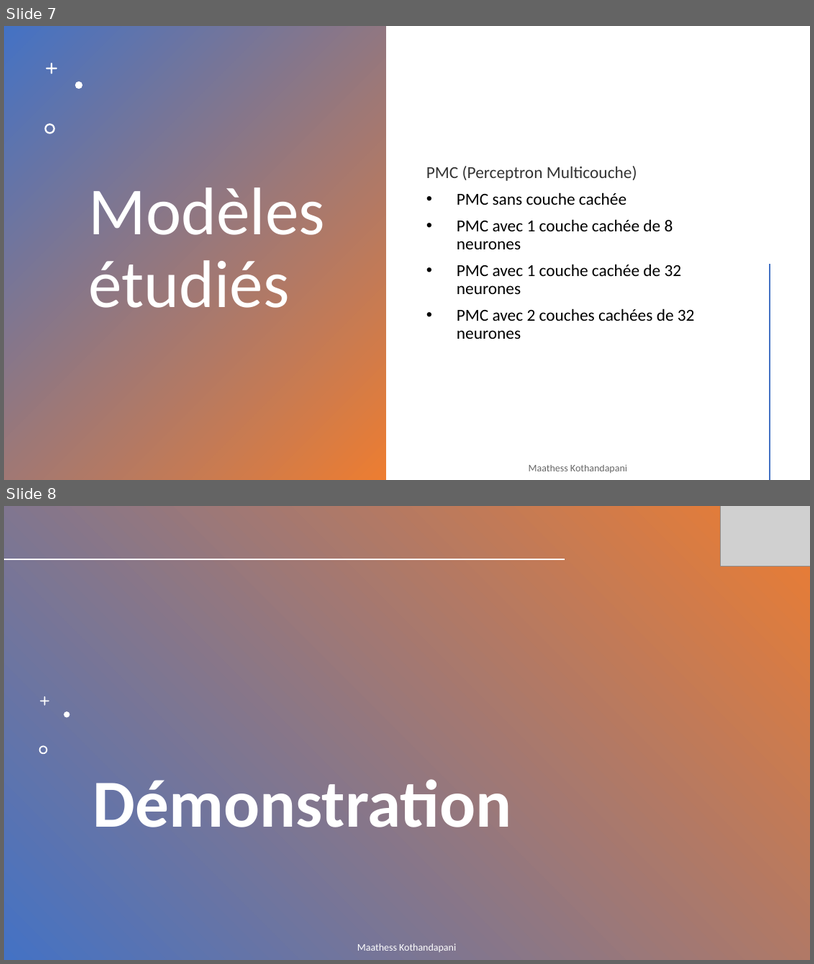
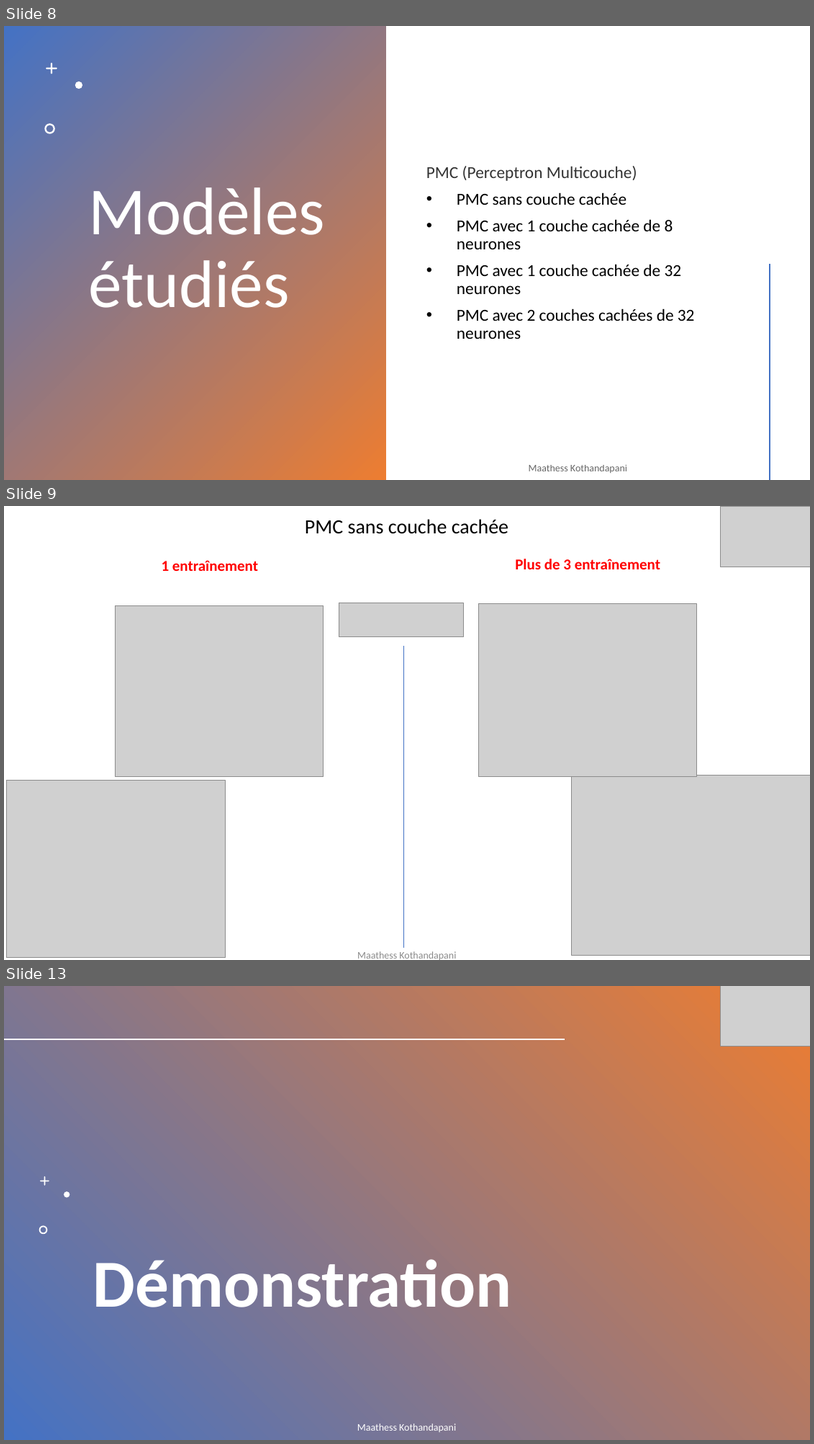
Before and after one commit to Maathess/Projet_annuel_flag, a slide deck: Présentation rattrapage PA.pptx. Shown one above the other, each under a label of ours: slides 7 and 8 before the commit, slides 8, 9 and 13 after it; the slides between them are not shown. The pictures are 814x964 and 814x1444 pixels, drawn with LibreOffice and Linux fonts; fonts in the diff are those of the drawing; grey boxes stand for pictures; background and template pictures are left out; a plain dark background stands for a picture behind light text. Boxes give left, top, right and bottom in pixels: in the first picture for what was removed or moved away, otherwise in the second. Text is boxed around its words. In the diff, an @@ line names an element or a change of style, - is before the commit and + after.

```diff
--- a/Présentation rattrapage PA.pptx
+++ b/Présentation rattrapage PA.pptx
@@ slide 9 added at (x1=4, y1=506, x2=810, y2=960), background #FFFFFF @@
@@ text added at (x1=305, y1=519, x2=509, y2=534), 24 pt, text #000000 @@
+PMC sans couche cachée
@@ picture added at (x1=721, y1=507, x2=810, y2=567) @@
@@ text added at (x1=162, y1=560, x2=258, y2=571), 18 pt, text #FF0000, bold @@
+1 entraînement
@@ text added at (x1=515, y1=559, x2=661, y2=569), 18 pt, text #FF0000, bold @@
+Plus de 3 entraînement
@@ picture added at (x1=116, y1=606, x2=324, y2=777) @@
@@ picture added at (x1=339, y1=602, x2=464, y2=636) @@
@@ picture added at (x1=479, y1=604, x2=697, y2=777) @@
@@ line added from (404, 646) to (404, 947), #4472C4 0.5 pt @@
@@ picture added at (x1=6, y1=780, x2=225, y2=957) @@
@@ picture added at (x1=572, y1=775, x2=810, y2=955) @@
@@ text added at (x1=358, y1=951, x2=456, y2=960), 12 pt, text #8C8C8C @@
+Maathess Kothandapani
@@ what was slide 7 is now slide 8 @@
@@ what was slide 8 is now slide 13 @@
```
Also in this commit, not shown: 7 slides changed, 5 other slides added, 1 slide removed, 29 other files.
